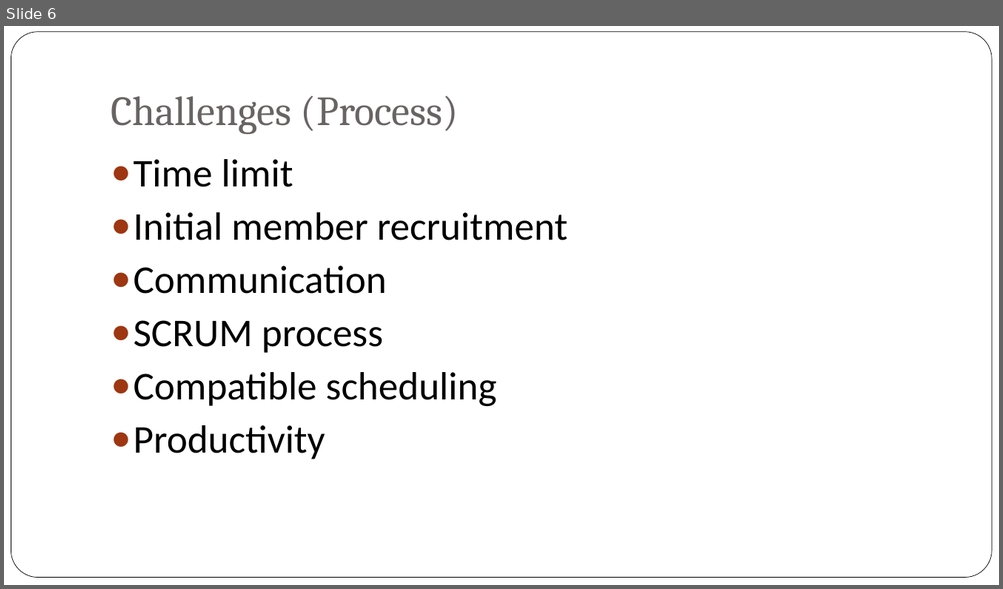
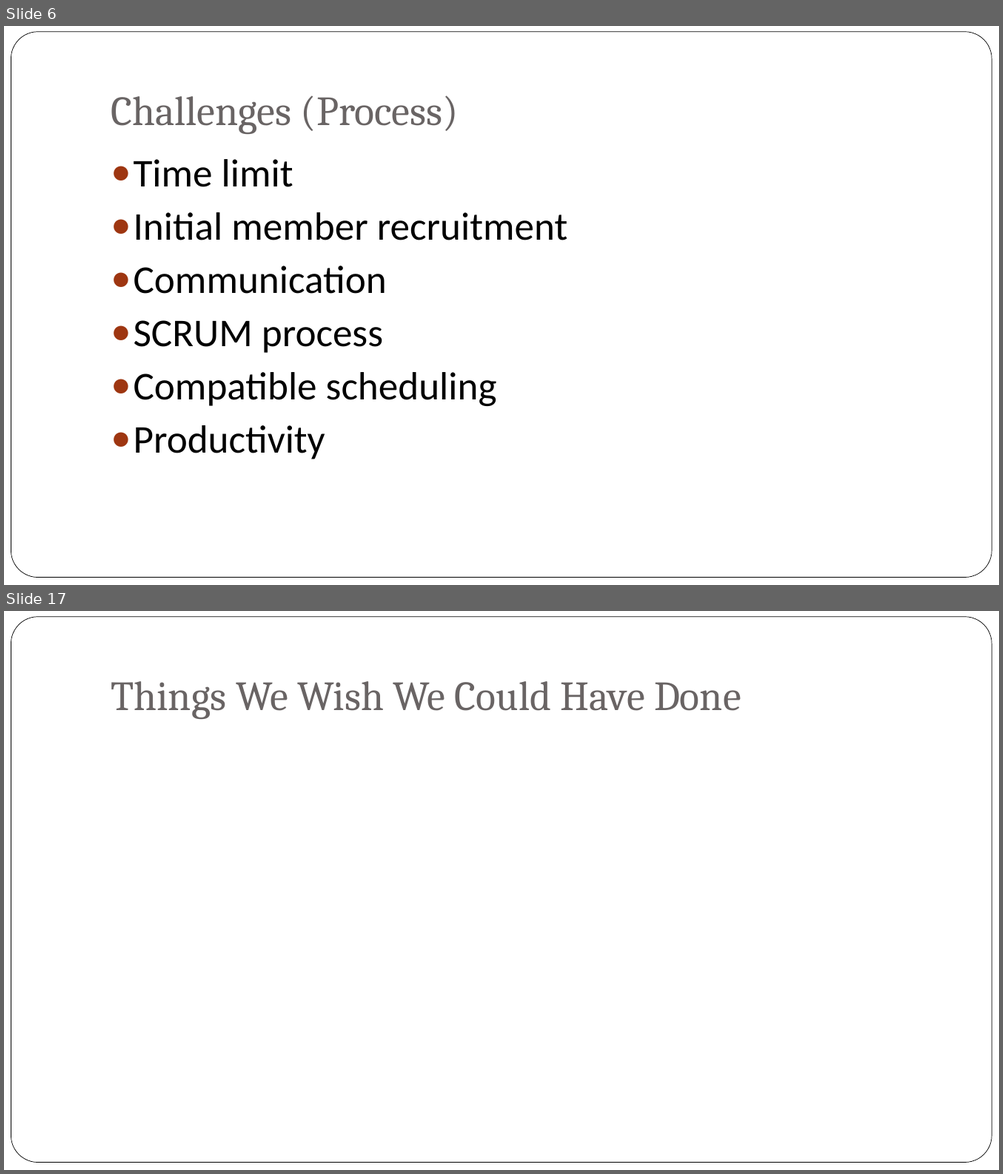
Before and after one commit to bxji/Civic-Duty, a slide deck: presentation/civic_duty_presentation.pptx. Shown one above the other, each under a label of ours: slide 6 before the commit, slides 6 and 17 after it; the slides between them are not shown. The pictures are 1003x589 and 1003x1174 pixels, drawn with LibreOffice and Linux fonts; fonts in the diff are those of the drawing; background and template pictures are left out. Boxes give left, top, right and bottom in pixels: in the first picture for what was removed or moved away, otherwise in the second. Text is boxed around its words. In the diff, an @@ line names an element or a change of style, - is before the commit and + after.

Commit message:
overall title for presentation mostly complete

```diff
--- a/presentation/civic_duty_presentation.pptx
+++ b/presentation/civic_duty_presentation.pptx
@@ slide 17 added at (4, 611, 999, 1170), background picture (left out); not listed: 1 template element that a slide beside it also shows @@
@@ title added at (111, 681, 741, 719), 40 pt, text #696464 @@
+Things We Wish We Could Have Done
```
Also in this commit, not shown: 9 other slides added.
